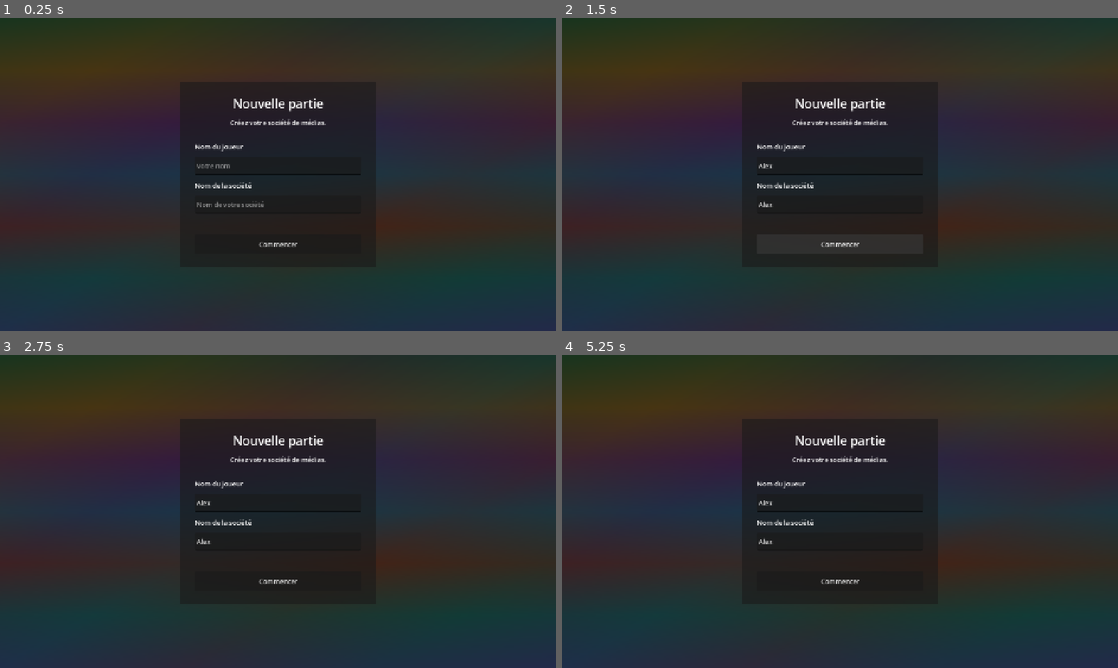
Above: before the commit, frames 1-4 (two rows, left to right).
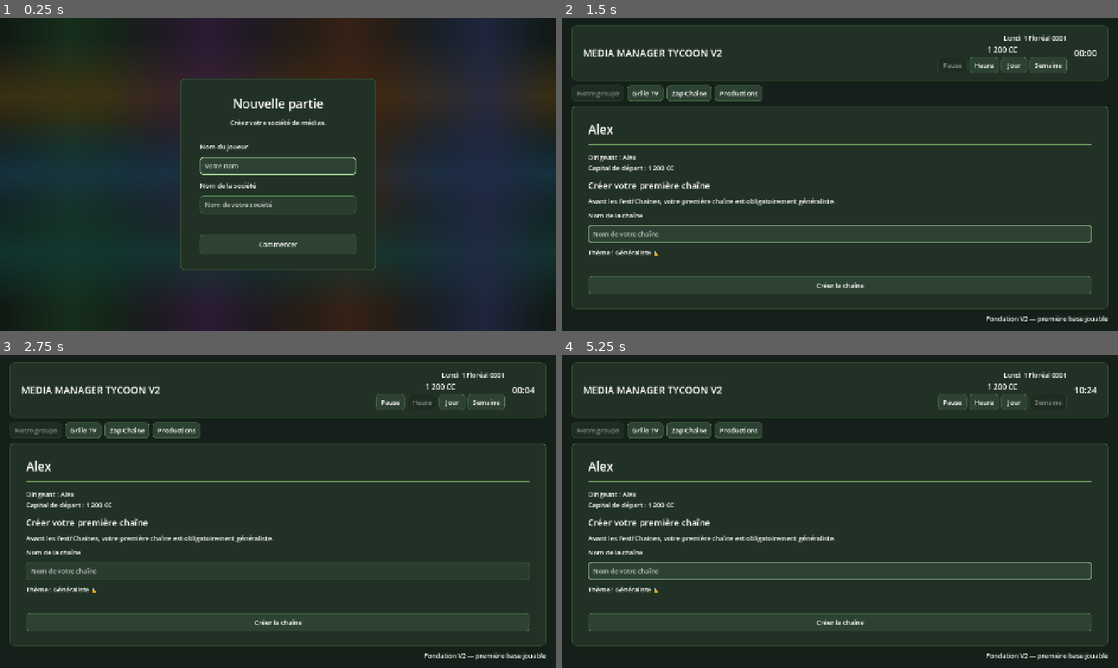
Above: after the commit, the same moments.

Repository: Adrienco69/MediaManagerTycoon_V2
Game: Godot game, scene res://scenes/main.tscn
Same seed, same stepped clock (60 frames per second), same inputs: the game is played once before the commit and once after it.
Inputs (mouse positions are in pixels of both pictures, inside the frame that each line leads up to):
- Up to frame 1 (0.25 s): no input
- Up to frame 2 (1.5 s): click (840, 165) at 0.52 s; type "Alex" at 0.6 s; click (840, 205) at 0.75 s; type "Alex" at 0.83 s; click "Commencer" at 1.25 s
- Up to frame 3 (2.75 s): click "Heure" at 2 s
- Up to frame 4 (5.25 s): click "Jour" at 2.75 s; click "Semaine" at 3.5 s; click "Grille TV" at 4.25 s; click "Notre groupe" at 5 s

The runs differ from the first frame. In frame 1, 28% of the frame differs, in the area x 0-100%, y 0-100%; in frame 2, 32%; in frame 3, 32%; in frame 4, 33%, in the area x 0-100%, y 3-100%.
Error before the commit: Parse Error: Too few arguments for "place_speed_controls_under_date()" call. Expected at least 8 but received 7. (res://scripts/main.gd:42)

Commit message:
Pass credits label into top bar layout

Diff:
--- a/scripts/main.gd
+++ b/scripts/main.gd
@@ -43,6 +43,7 @@
 		speed_label,
 		week_label,
 		date_container,
+		credits_label,
 		pause_button,
 		hour_button,
 		day_button,
